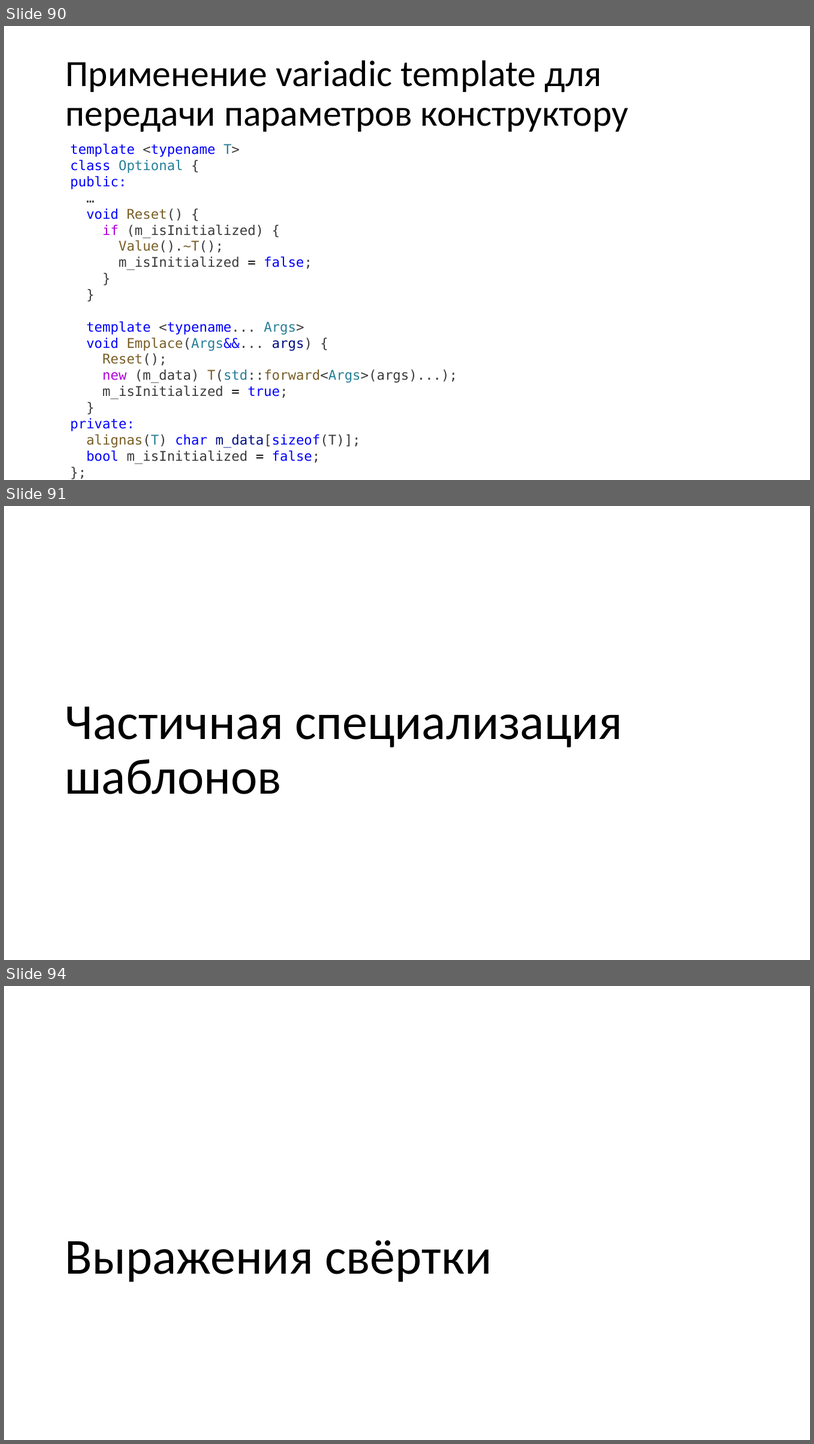
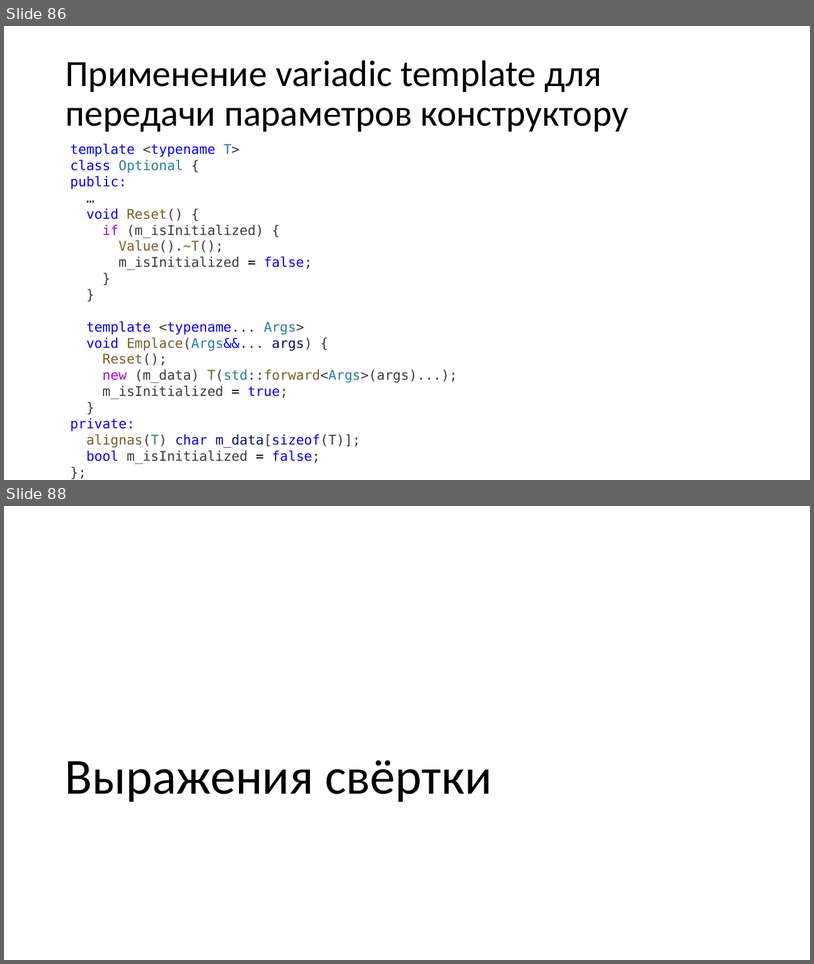
Before and after one commit to alexey-malov/oop, a slide deck: lectures/06/Обобщенное программирование, шаблоны.pptx. Shown one above the other, each under a label of ours: slides 90, 91 and 94 before the commit, slides 86 and 88 after it; the slides between them are not shown. The pictures are 814x1444 and 814x964 pixels, drawn with LibreOffice and Linux fonts; fonts in the diff are those of the drawing. Boxes give left, top, right and bottom in pixels: in the first picture for what was removed or moved away, otherwise in the second. Text is boxed around its words. In the diff, an @@ line names an element or a change of style, - is before the commit and + after.

```diff
--- a/lectures/06/Обобщенное программирование, шаблоны.pptx
+++ b/lectures/06/Обобщенное программирование, шаблоны.pptx
@@ slide 91 removed at <box>4,506,810,960</box>, background #FFFFFF @@
@@ title removed at <box>65,706,623,794</box> @@
-Частичная специализация шаблонов
@@ what was slide 90 is now slide 86 @@
@@ what was slide 94 is now slide 88 @@
```
Also in this commit, not shown: 5 other slides removed.
